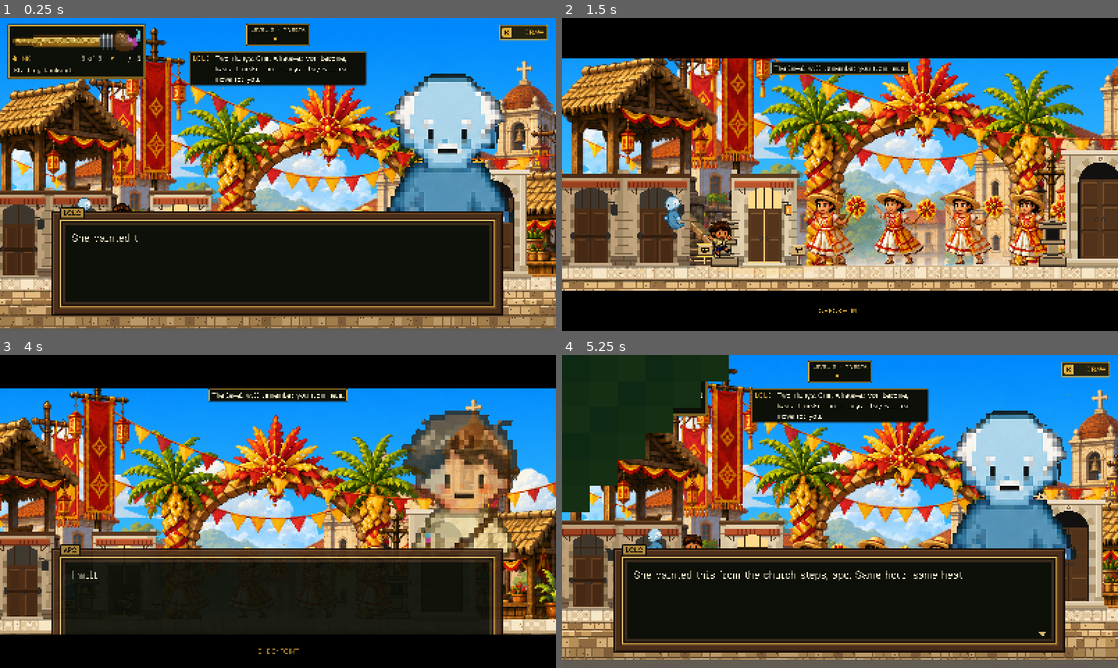
Above: before the commit, frames 1-4 (two rows, left to right).
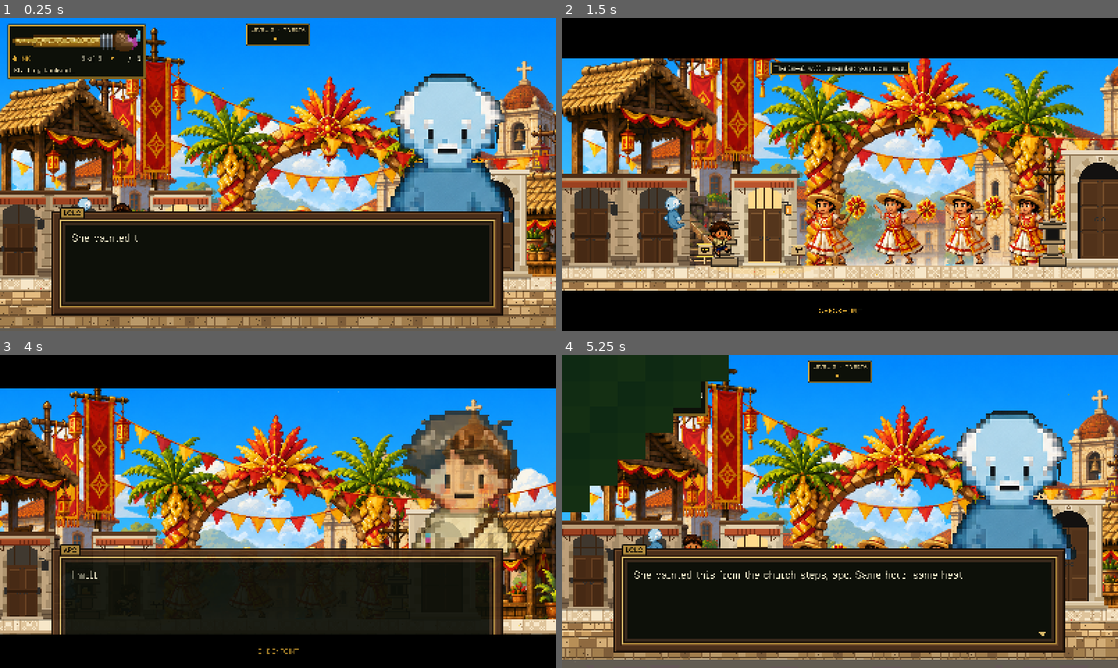
Above: after the commit, the same moments.

Repository: hyuuuan/OBRA
Game: Godot game, scene res://level_2.tscn
The game is run twice, just before and just after one commit, with the same random seed, the same clock (stepped at 60 frames per second) and the same inputs. This scene is started directly instead of the project's main scene.
Inputs (mouse positions are in pixels of both pictures, inside the frame that each line leads up to):
- Up to frame 1 (0.25 s): no input
- Up to frame 2 (1.5 s): tap Enter (ui_accept) at 0.5 s; move the mouse to (962, 158) at 0.52 s; hold D (move_right) 0.53-1.25 s; hold E (interact) 0.53-1.25 s; click (962, 158) at 0.67 s; tap Space (jump) at 0.77, 1.07 s; drag from (728, 190) to (801, 243) at 1.27 s
- Up to frame 3 (4 s): move the mouse to (333, 442) at 2.02 s; hold D (move_right) 2.03-2.75 s; hold Q (revert_form) 2.03-2.75 s; drag from (250, 574) to (88, 570) at 2.77 s; move the mouse to (444, 558) at 3.52 s; hold A (move_left) from 3.53 s (still down); hold E (interact) from 3.53 s (still down); tap Space (jump) at 3.77 s
- Up to frame 4 (5.25 s): tap Space (jump) at 4.07 s; tap Escape (pause) at 4.15 s; release A (move_left) at 4.25 s; release E (interact) at 4.25 s; click "RESTART LEVEL" at 4.25 s; drag from (673, 464) to (634, 583) at 5.02 s

The runs differ from the first frame. In frame 1, 4.0% of the frame differs, in the area x 34-99%, y 2-22%; in frame 2, nothing differs; in frame 3, 1.1%; in frame 4, 4.0%.

Commit message:
Lolo's story box half-covered the HUD, and his hint kept talking over it
The story box is 1300 wide at the bottom of the screen. The goal chip,
the tutorial bubble and the Draw prompt stood half out from under it --
the top of a gold box and "here. R" cut off at the frame's edge -- and
the hint bar at the top of the screen went on saying one of Lolo's lines
while he said a different one in the box.

The bottom row of the HUD now eases out while a story line is up and
back when it closes, watched by a timer that runs while the tree is
paused, which is when a story line is up. Its alpha is decided in one
place, with the letterbox, as a product of both. The hint bar processes
while paused too, so the rule that stands it down for a story line runs
at the one moment that rule is for.

Diff:
--- a/game/scripts/hint_bar.gd
+++ b/game/scripts/hint_bar.gd
@@ -126,6 +126,12 @@
 
 
 func _ready() -> void:
+	# ⚠ ALWAYS, because the rule below is about the moment the tree is stopped. A story line
+	# pauses the game, and a paused bar never ran the check that stands it down for one -- so
+	# "LOLO: You cannot swim, apo..." sat at the top of the screen while Lolo was saying
+	# something else entirely in the box at the bottom. The countdown is behind the same
+	# check, so no advice runs out while the player is reading.
+	process_mode = Node.PROCESS_MODE_ALWAYS
 	_relayout()
 	get_viewport().size_changed.connect(_relayout)
 
--- a/game/scripts/level_base.gd
+++ b/game/scripts/level_base.gd
@@ -2404,6 +2404,7 @@
 	_build_action_prompts()
 	_build_objective()
 	_build_dialogue_box()
+	_build_story_watch()
 
 
 ## The objective line under the badge, and the marker over the world. The marker is the
@@ -2496,6 +2497,19 @@
 		if volume != null and volume.obstacle_id == obstacle_id:
 			return volume.global_position
 	return Vector2.INF
+
+
+## Watches Lolo's story box on a timer that runs while the tree is paused -- which is when a
+## story line is up -- and eases the bottom row of the HUD out from under it. See
+## _watch_the_story_box.
+func _build_story_watch() -> void:
+	var watch := Timer.new()
+	watch.name = "StoryBoxWatch"
+	watch.wait_time = 0.03
+	watch.process_mode = Node.PROCESS_MODE_ALWAYS
+	watch.autostart = true
+	watch.timeout.connect(_watch_the_story_box)
+	add_child(watch)
 
 
 ## Its own layer, above the HUD and below every modal. A story line must sit over the ink
@@ -2723,25 +2737,61 @@
 ## draws the eye to itself on the way. Only `$CanvasLayer` -- the gameplay HUD. Lolo speaks
 ## from DialogueLayer and has to stay, because an arrival cinematic is usually him talking.
 func _on_curtain_changed(closed: float) -> void:
-	# ⚠ GONE BEFORE THE CAPTION ARRIVES, not in step with the bars. The HUD used to fade as
-	# 1 - closed while the caption in the lower bar fades IN from a third of the way closed,
-	# so for most of every checkpoint the word CHECKPOINT was printed across the Draw prompt,
-	# the goal chip and the bag's slot numbers at half strength each. The HUD is out of the
-	# way by the time the bar has anything to say.
-	var alpha := clampf(1.0 - closed / CURTAIN_CLEAR, 0.0, 1.0)
+	_curtain_closed = closed
+	_apply_hud_alpha()
+	if hint_bar != null:
+		hint_bar.set_curtain(closed)
+
+
+## How far the letterbox has closed, 0..1, and how much of the bottom of the HUD a story line
+## has left showing, 0..1. Kept apart and multiplied in one place, because every HUD alpha in
+## this game used to have several writers and the last tween to finish won.
+var _curtain_closed := 0.0
+var _story_veil := 1.0
+## The HUD pieces along the bottom of the screen, which is where Lolo's story box stands.
+const UNDER_THE_STORY_BOX := [&"GoalLabelChip", &"TutorialCallout", &"RequirementStrip",
+	&"DrawButton", &"ActionPrompts"]
+
+
+## THE ONE PLACE THE HUD'S ALPHA IS DECIDED.
+##
+## ⚠ GONE BEFORE THE CAPTION ARRIVES, not in step with the bars. The HUD used to fade as
+## 1 - closed while the caption in the lower bar fades IN from a third of the way closed, so for
+## most of every checkpoint the word CHECKPOINT was printed across the Draw prompt, the goal
+## chip and the bag's slot numbers at half strength each.
+##
+## ⚠ AND THE BOTTOM ROW STEPS BACK FOR A STORY LINE. Lolo's box is 1300 wide at the bottom of
+## the screen, and the goal chip, the tutorial bubble and the requirement strip stood half out
+## from under it -- the top of a gold box and "here. R" cut off at the frame's edge. While he
+## is talking those are not what the player is reading.
+func _apply_hud_alpha() -> void:
+	var alpha := clampf(1.0 - _curtain_closed / CURTAIN_CLEAR, 0.0, 1.0)
+	var bottom := alpha * _story_veil
 	for child in $CanvasLayer.get_children():
 		var control := child as CanvasItem
-		if control != null:
-			# The bag drives its own alpha and takes the curtain as a multiplier.
-			if control == inventory_hud:
-				continue
-			control.modulate.a = alpha
+		if control == null or control == inventory_hud:
+			# The bag drives its own alpha and takes the level's as a multiplier.
+			continue
+		control.modulate.a = bottom if UNDER_THE_STORY_BOX.has(control.name) else alpha
 	if inventory_hud != null:
-		inventory_hud.set_curtain_alpha(alpha)
+		inventory_hud.set_curtain_alpha(bottom)
 	if action_prompts != null:
-		action_prompts.set_curtain_alpha(alpha)
-	if hint_bar != null:
-		hint_bar.set_curtain(closed)
+		action_prompts.set_curtain_alpha(bottom)
+
+
+## Watches the story box and eases the bottom row out and back. Runs while the tree is paused,
+## because a story line is exactly what pauses it.
+func _watch_the_story_box() -> void:
+	var speaking := dialogue_box != null and is_instance_valid(dialogue_box) \
+		and dialogue_box.visible
+	var wanted := 0.0 if speaking else 1.0
+	# While he is speaking it is re-applied every tick, not only while it moves: a tutorial
+	# bubble that arrives mid-line fades itself IN, and would otherwise finish that fade in
+	# front of the box.
+	if is_equal_approx(_story_veil, wanted) and not speaking:
+		return
+	_story_veil = move_toward(_story_veil, wanted, 0.25)
+	_apply_hud_alpha()
 
 
 ## The drawing's clock moved. The HUD is the only thing that cares every frame; the level
